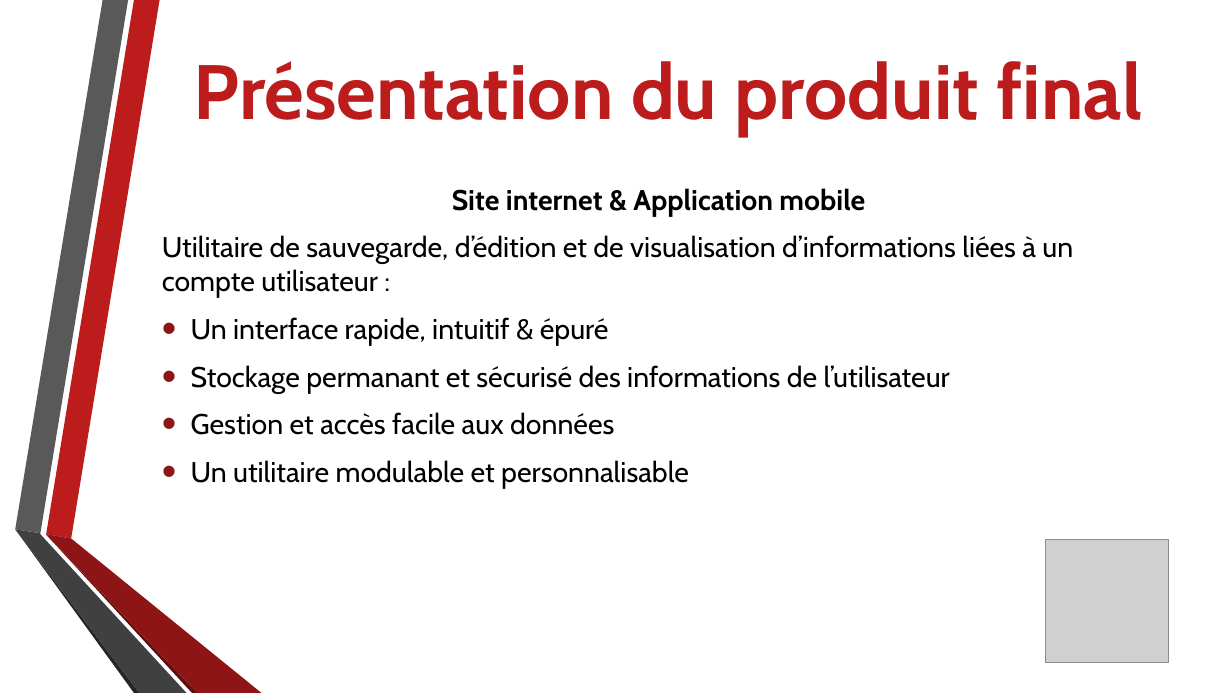
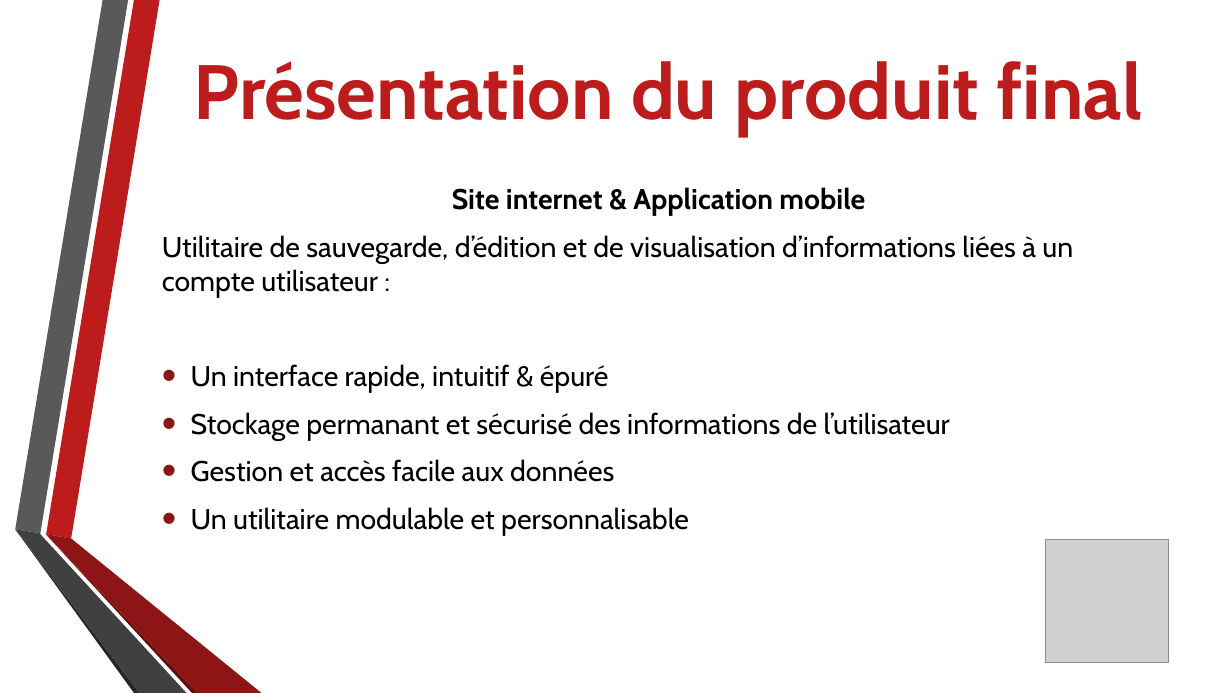
Before and after one commit to AxelFougues/PocketGlobe-Website, a slide deck: slide 4 of Diapo Presentation MiProjet.pptx. Drawn at 1232x693 pixels with LibreOffice and Linux fonts; fonts in the diff are those of the drawing; grey boxes stand for pictures; background and template pictures are left out. Boxes give left, top, right and bottom in pixels: in the first picture for what was removed or moved away, otherwise in the second. Text is boxed around its words. In the diff, an @@ line names an element or a change of style, - is before the commit and + after.

```diff
--- a/Diapo Presentation MiProjet.pptx
+++ b/Diapo Presentation MiProjet.pptx
@@ text "Site internet & Application mobile" rewrapped from (x1=162, y1=188, x2=1073, y2=489) to (x1=162, y1=187, x2=1073, y2=536) @@
```
Also in this commit, not shown: 3 other slides changed, 1 slide added, 1 slide removed.
